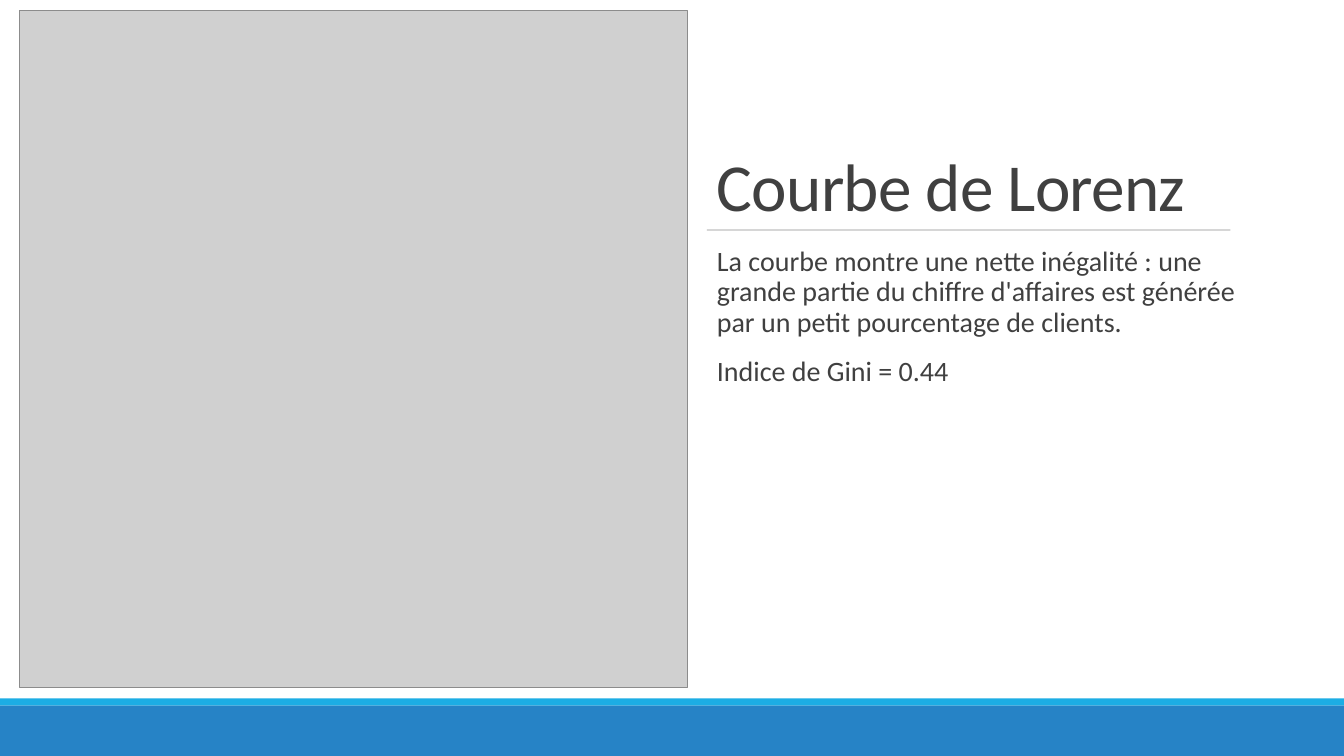
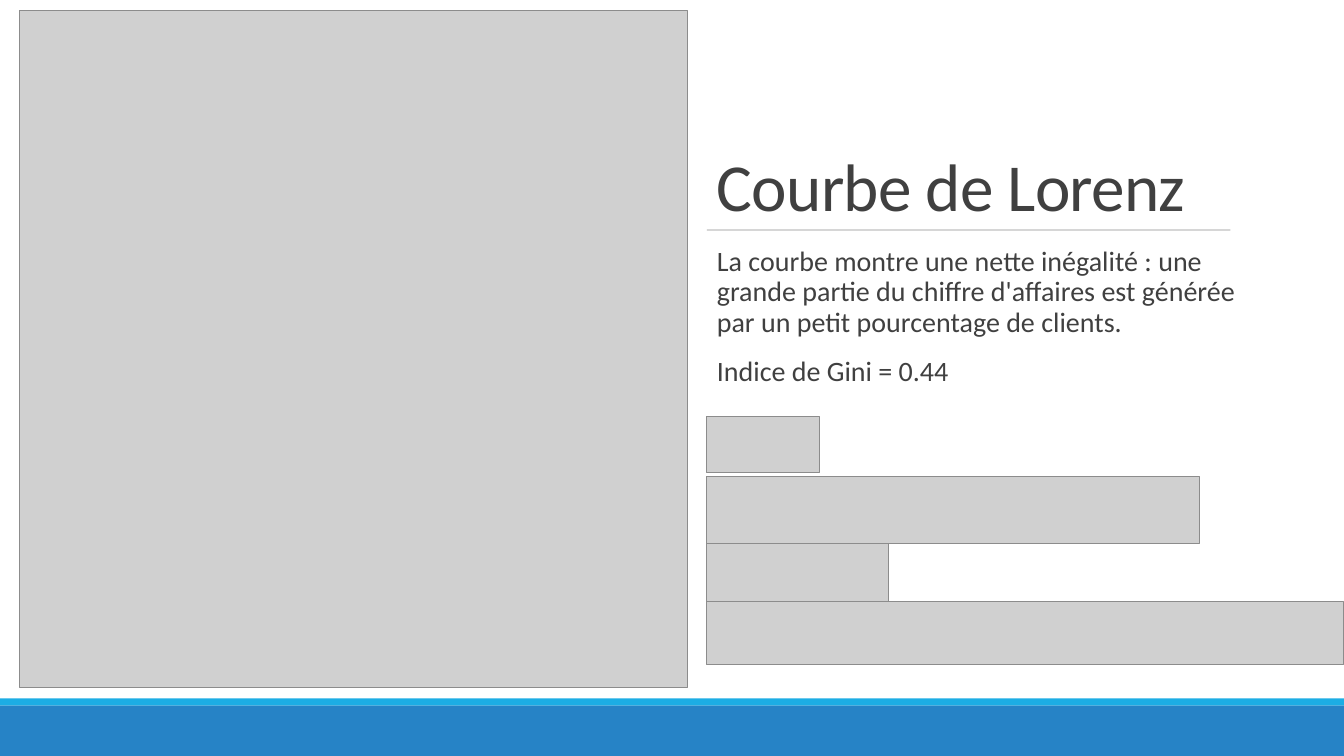
Before and after one commit to obenmaha/analyse-ventes-librairie, a slide deck: slide 12 of presentation_BENMAHAMMED_Oussama_Lapage.pptx. Drawn at 1344x756 pixels with LibreOffice and Linux fonts; fonts in the diff are those of the drawing; grey boxes stand for pictures. Boxes give left, top, right and bottom in pixels: in the first picture for what was removed or moved away, otherwise in the second. Text is boxed around its words. In the diff, an @@ line names an element or a change of style, - is before the commit and + after.

```diff
--- a/presentation_BENMAHAMMED_Oussama_Lapage.pptx
+++ b/presentation_BENMAHAMMED_Oussama_Lapage.pptx
@@ picture added at (x1=707, y1=416, x2=819, y2=472) @@
@@ picture added at (x1=707, y1=476, x2=1200, y2=543) @@
@@ picture added at (x1=707, y1=538, x2=888, y2=609) @@
@@ picture added at (x1=707, y1=602, x2=1344, y2=664) @@
```
Also in this commit, not shown: 2 other slides changed, 1 other file.
